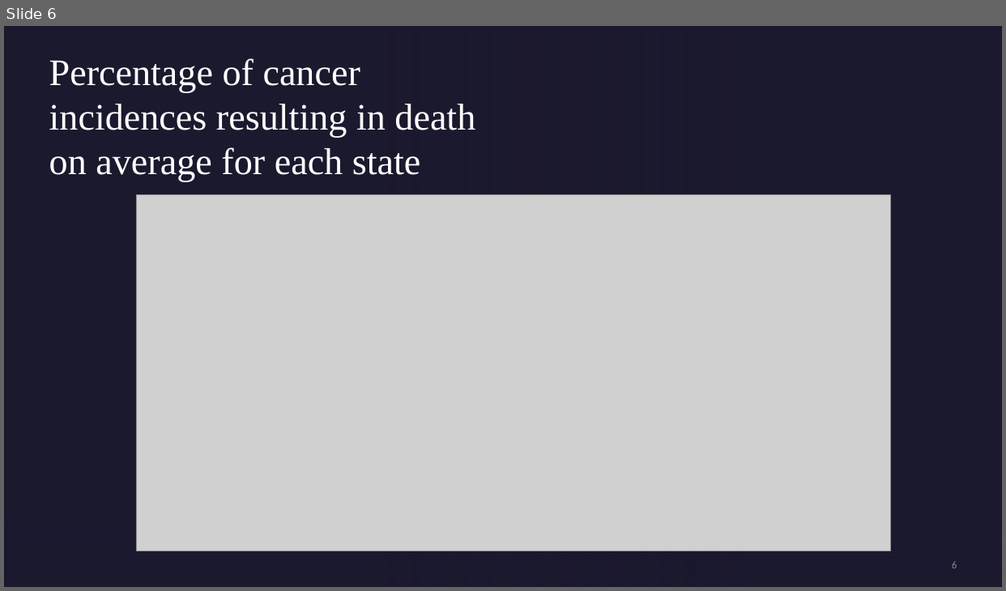
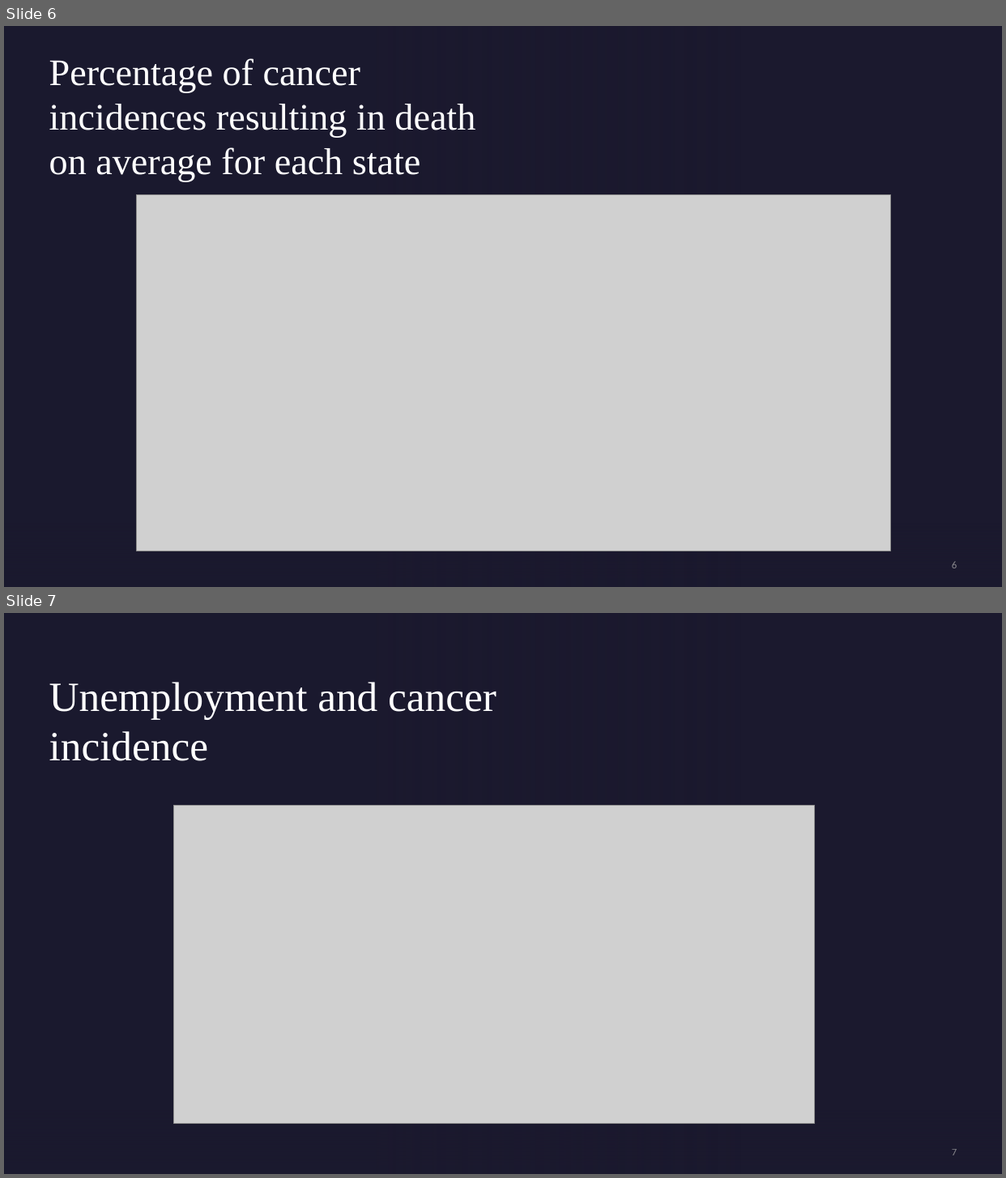
Before and after one commit to Chemistasaurus/Project-1, a slide deck: Project 1 Powerpoint.pptx. Shown one above the other, each under a label of ours: slide 6 before the commit, slides 6 and 7 after it. The pictures are 1006x591 and 1006x1178 pixels, drawn with LibreOffice and Linux fonts; fonts in the diff are those of the drawing; grey boxes stand for pictures; background and template pictures are left out. Boxes give left, top, right and bottom in pixels: in the first picture for what was removed or moved away, otherwise in the second. Text is boxed around its words. In the diff, an @@ line names an element or a change of style, - is before the commit and + after.

```diff
--- a/Project 1 Powerpoint.pptx
+++ b/Project 1 Powerpoint.pptx
@@ slide 7 added at (4, 613, 1002, 1174), background picture (left out); not listed: 2 template elements that a slide beside it also shows @@
@@ rectangle added at (4, 613, 1002, 1174), fill #1B192E @@
@@ rectangle added at (4, 613, 740, 1174), fill gradient #1B192E @@
@@ title added at (49, 682, 496, 761), 40 pt, text #FFFFFF @@
+Unemployment and cancer incidence
@@ picture added at (174, 806, 814, 1124) @@
@@ rectangle added at (4, 1085, 1002, 1174), fill gradient #1B192E @@
@@ page number added at (952, 1149, 957, 1156), 10 pt, text #A6A6A6 at 80% opacity @@
+7
```
Also in this commit, not shown: 1 other slide added, 2 slides removed.
